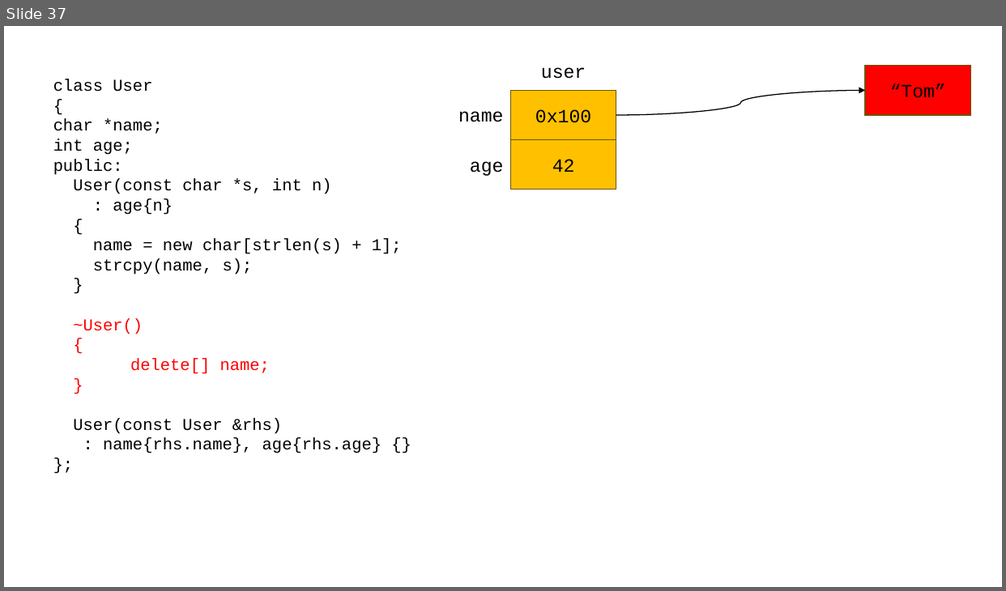
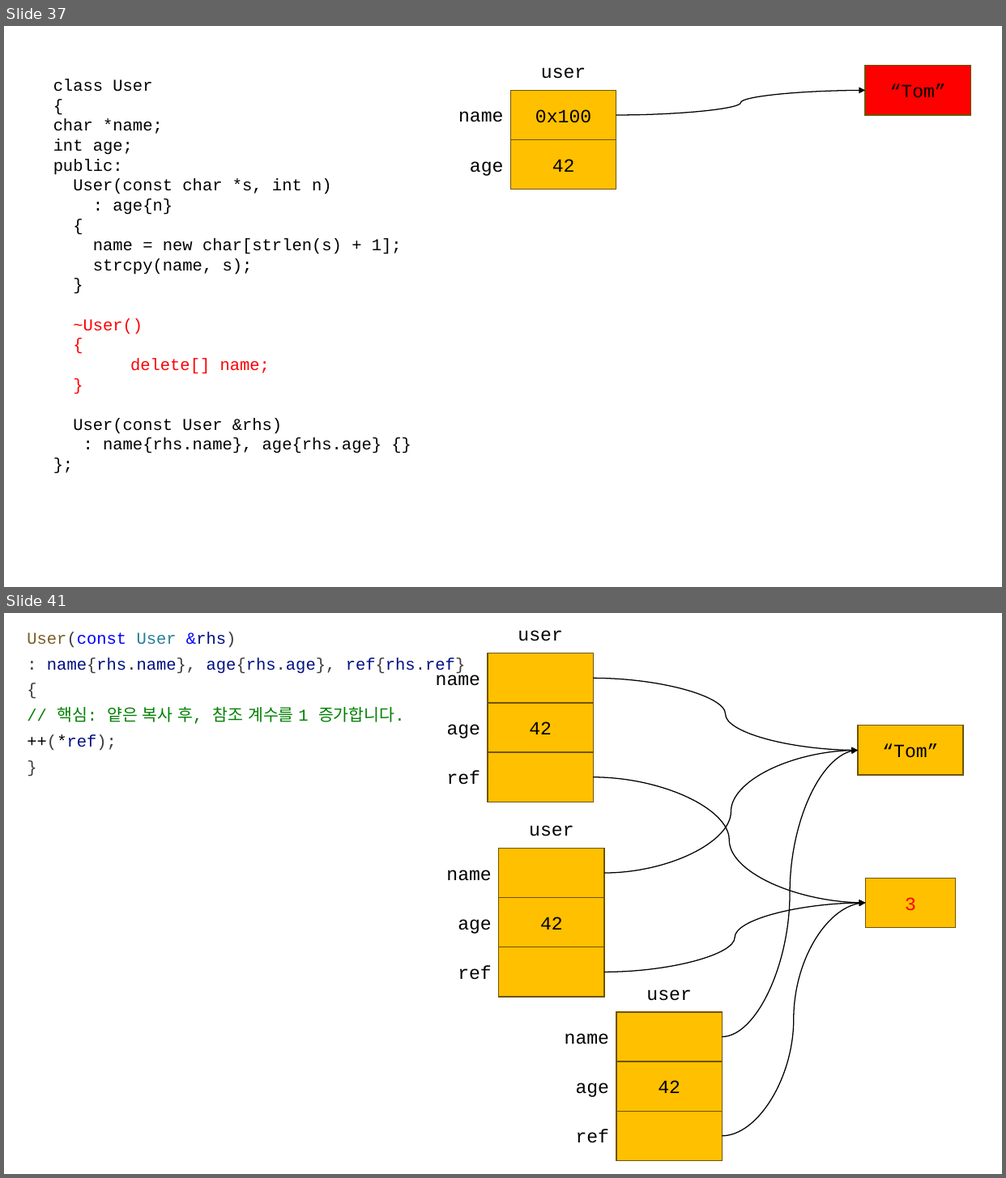
Before and after one commit to yoondev-classroom/cpp_250512, a slide deck: cpp_250512.pptx. Shown one above the other, each under a label of ours: slide 37 before the commit, slides 37 and 41 after it; the slides between them are not shown. The pictures are 1006x591 and 1006x1178 pixels, drawn with LibreOffice and Linux fonts; fonts in the diff are those of the drawing. Boxes give left, top, right and bottom in pixels: in the first picture for what was removed or moved away, otherwise in the second. Text is boxed around its words. In the diff, an @@ line names an element or a change of style, - is before the commit and + after.

```diff
--- a/cpp_250512.pptx
+++ b/cpp_250512.pptx
@@ slide 41 added at box(4, 613, 1002, 1174), background #FFFFFF @@
@@ text added at box(27, 632, 466, 751), 16 pt, text #001080 @@
+User(const User &rhs)
+: name{rhs.name}, age{rhs.age}, ref{rhs.ref}
+{
+// 핵심: 얕은 복사 후, 참조 계수를 1 증가합니다.
+++(*ref);
+}
@@ text added at box(518, 630, 562, 641), 18 pt, text #000000 @@
+user
@@ rectangle added at box(488, 653, 593, 703), fill #FFC000, outline #705400 1 pt @@
@@ text added at box(436, 671, 480, 686), 18 pt, text #000000 @@
+name
@@ curved arrow added from (593, 678) to (859, 750), #000000 1 pt @@
@@ rectangle added at box(488, 703, 593, 752), fill #FFC000, outline #705400 1 pt, 18 pt, text #000000 @@
+42
@@ text added at box(447, 724, 481, 739), 18 pt, text #000000 @@
+age
@@ rectangle added at box(859, 726, 964, 775), fill #FFC000, outline #705400 1 pt, 18 pt, text #000000 @@
+“Tom”
@@ rectangle added at box(488, 752, 593, 802), fill #FFC000, outline #705400 1 pt @@
@@ curved arrow added from (604, 873) to (859, 750), #000000 1 pt @@
@@ curved arrow added from (722, 1037) to (859, 750), #000000 1 pt @@
@@ text added at box(447, 771, 481, 785), 18 pt, text #000000 @@
+ref
@@ curved arrow added from (593, 777) to (866, 903), #000000 1 pt @@
@@ text added at box(529, 825, 573, 837), 18 pt, text #000000 @@
+user
@@ rectangle added at box(499, 848, 604, 897), fill #FFC000, outline #705400 1 pt @@
@@ text added at box(446, 870, 491, 881), 18 pt, text #000000 @@
+name
@@ rectangle added at box(866, 878, 956, 927), fill #FFC000, outline #705400 1 pt, 18 pt, text #FF0000 @@
+3
@@ rectangle added at box(499, 898, 604, 948), fill #FFC000, outline #705400 1 pt, 18 pt, text #000000 @@
+42
@@ curved arrow added from (604, 973) to (866, 903), #000000 1 pt @@
@@ curved arrow added from (722, 1136) to (866, 903), #000000 1 pt @@
@@ text added at box(458, 919, 492, 934), 18 pt, text #000000 @@
+age
@@ rectangle added at box(499, 948, 604, 997), fill #FFC000, outline #705400 1 pt @@
@@ text added at box(458, 965, 492, 980), 18 pt, text #000000 @@
+ref
@@ text added at box(646, 990, 691, 1001), 18 pt, text #000000 @@
+user
@@ rectangle added at box(616, 1012, 722, 1062), fill #FFC000, outline #705400 1 pt @@
@@ text added at box(565, 1033, 609, 1045), 18 pt, text #000000 @@
+name
@@ rectangle added at box(616, 1063, 722, 1112), fill #FFC000, outline #705400 1 pt, 18 pt, text #000000 @@
+42
@@ text added at box(576, 1083, 610, 1097), 18 pt, text #000000 @@
+age
@@ rectangle added at box(616, 1112, 722, 1161), fill #FFC000, outline #705400 1 pt @@
@@ text added at box(576, 1130, 610, 1144), 18 pt, text #000000 @@
+ref
```
Also in this commit, not shown: 8 other slides added, 2 other files.
